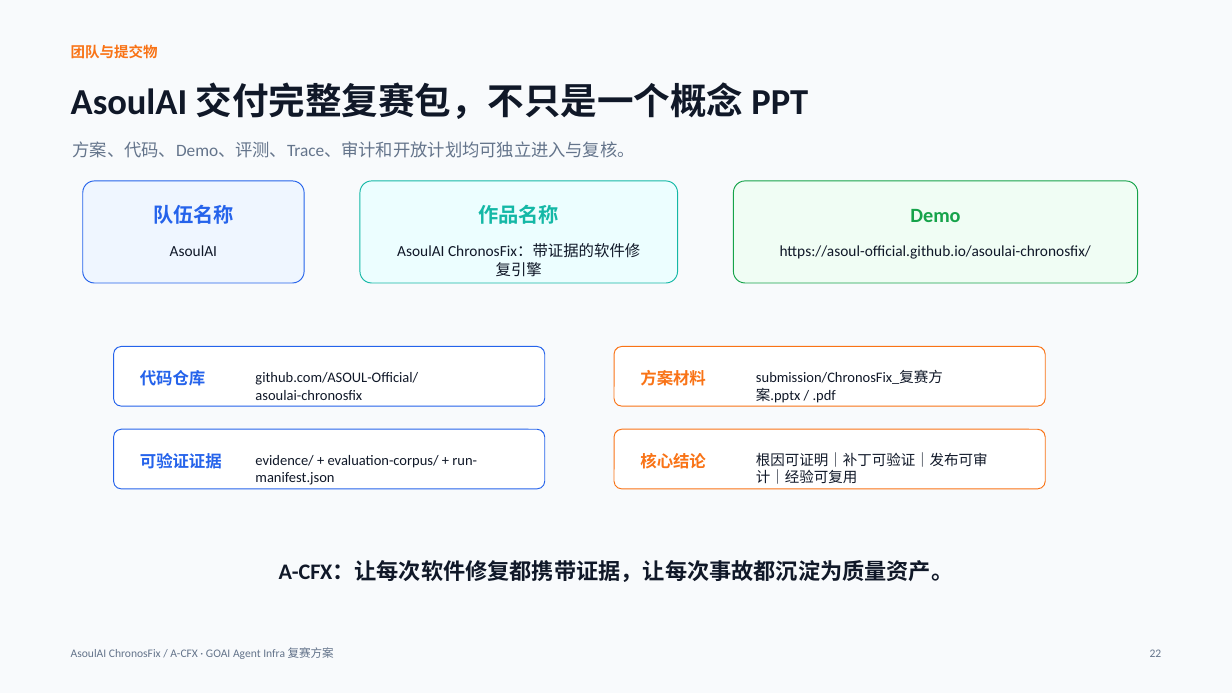
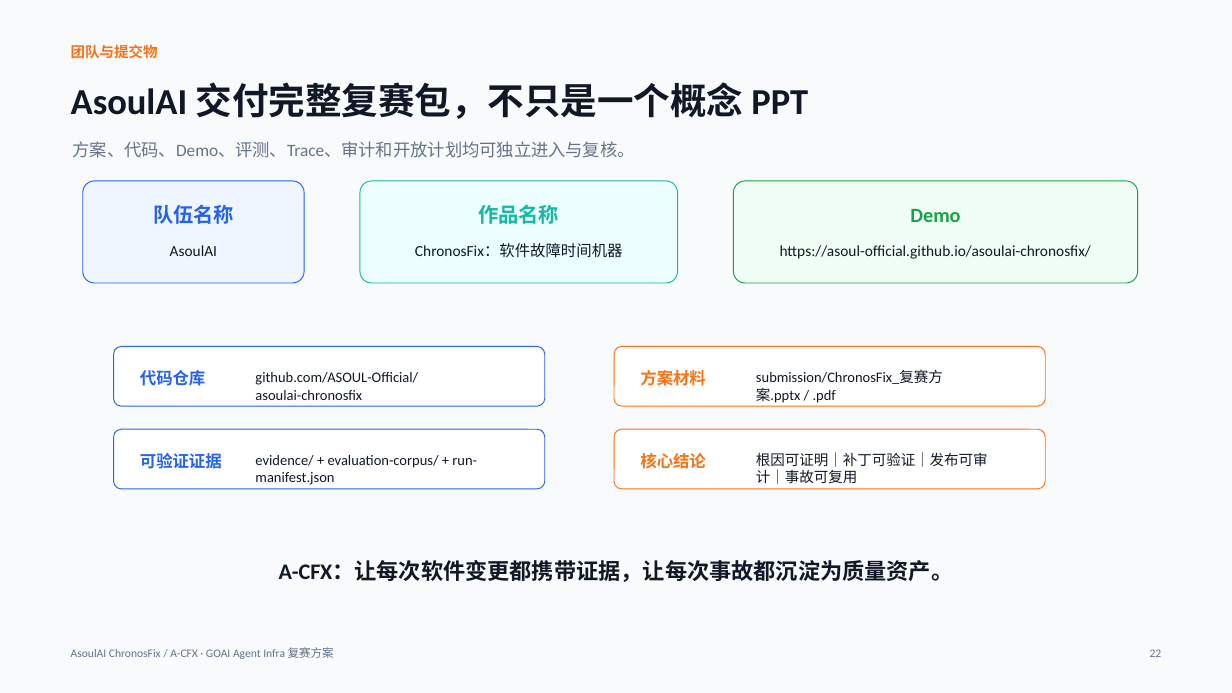
Before and after one commit to ASOUL-Official/asoulai-chronosfix, a slide deck: slide 22 of submission/ChronosFix_复赛方案.pptx. Drawn at 1232x693 pixels with LibreOffice and Linux fonts; fonts in the diff are those of the drawing. Boxes give left, top, right and bottom in pixels: in the first picture for what was removed or moved away, otherwise in the second. Text is boxed around its words. In the diff, an @@ line names an element or a change of style, - is before the commit and + after.

```diff
--- a/submission/ChronosFix_复赛方案.pptx
+++ b/submission/ChronosFix_复赛方案.pptx
@@ text at (415,243,623,258): text changed @@
-AsoulAI ChronosFix：带证据的软件修复引擎
+ChronosFix：软件故障时间机器
@@ text at (756,452,988,484): text changed @@
-根因可证明｜补丁可验证｜发布可审计｜经验可复用
+根因可证明｜补丁可验证｜发布可审计｜事故可复用
@@ text at (279,560,954,582): text changed @@
-A-CFX：让每次软件修复都携带证据，让每次事故都沉淀为质量资产。
+A-CFX：让每次软件变更都携带证据，让每次事故都沉淀为质量资产。
```
Also in this commit, not shown: 11 other slides changed, 24 other files.
